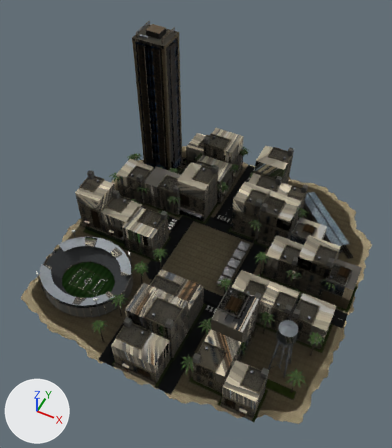
One commit to the glTF model src/assets/map/towns/modern-town-big-a-levant.glb: the scene before it, then after it.
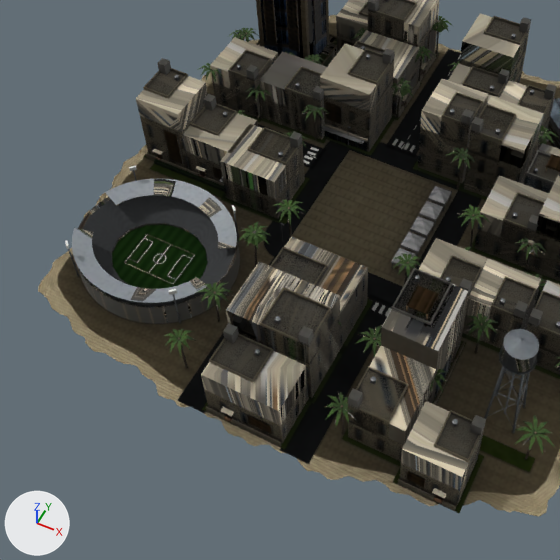
Old and new are each drawn whole from a 50 mm camera at (3.77, -8.24, 11.47) aimed at (-0.07, -0.57, 1.88) and again close up on the part from 0% to 79% of the width and 31% to 100% of the height. The axes (+X, +Y, +Z) are drawn at lower left. The lights are the same throughout. The older version's two pictures come first. Where no turn or scale is listed for an object, it has been applied to the vertices. Vertices at exactly the same position are counted once.
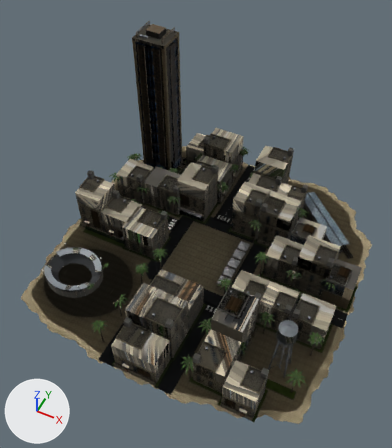
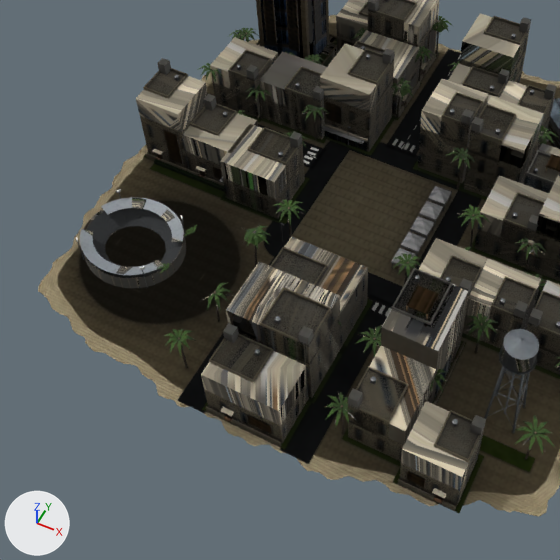
Changed parts and their boxes [x1, y1, x2, y2] in the close-ups (560 x 560 px; the box of a moved part takes in the faces that stretch with it):
'Mesh_2', reshaped
    before: [79, 0, 560, 506]
    after: [84, 0, 560, 506]
'Mesh_1', reshaped
    before: [72, 0, 560, 472]
    after: [80, 0, 560, 472]
part 1 of me_mesh_0, moved or reshaped (not visible afterwards)
    before: [124, 234, 195, 284]
part 2 of me_mesh_0, moved or reshaped
    before: [77, 199, 240, 324]
    after: [83, 225, 186, 288]
part 3 of me_mesh_0, moved or reshaped
    before: [108, 178, 237, 248]
    after: [107, 197, 184, 237]
part 4 of me_mesh_0, moved or reshaped
    before: [72, 231, 197, 303]
    after: [80, 232, 157, 276]
part 5 of me_mesh_0, moved or reshaped
    before: [234, 214, 239, 242]
    after: [182, 220, 187, 238]
part 6 of me_mesh_0, moved or reshaped
    before: [129, 165, 137, 171]
    after: [116, 189, 121, 193]
part 7 of me_mesh_0, moved or reshaped
    before: [68, 249, 80, 277]
    after: [78, 242, 84, 260]
part 8 of me_mesh_0, moved or reshaped
    before: [173, 294, 181, 324]
    after: [142, 270, 148, 288]
part 9 of me_mesh_0, moved or reshaped
    before: [169, 289, 177, 295]
    after: [139, 266, 145, 270]
part 10 of me_mesh_0, moved or reshaped
    before: [237, 233, 251, 242]
    after: [183, 232, 193, 238]
part 11 of me_mesh_0, moved or reshaped
    before: [202, 293, 214, 301]
    after: [159, 269, 168, 275]
part 12 of me_mesh_0, moved or reshaped (not visible afterwards)
    before: [205, 284, 214, 292]
part 13 of me_mesh_0, moved or reshaped
    before: [196, 288, 213, 293]
    after: [157, 266, 167, 269]
part 14 of me_mesh_1, moved or reshaped
    before: [78, 196, 240, 324]
    after: [84, 209, 186, 288]
part 15 of me_mesh_1, moved or reshaped
    before: [105, 179, 237, 249]
    after: [101, 197, 183, 242]
part 16 of me_mesh_1, moved or reshaped
    before: [72, 228, 207, 303]
    after: [80, 229, 164, 276]
part 17 of me_mesh_1, moved or reshaped (not visible afterwards)
    before: [113, 250, 211, 291]
part 18 of me_mesh_2, moved or reshaped
    before: [79, 196, 237, 308]
    after: [84, 208, 184, 278]
part 19 of me_mesh_2, moved or reshaped (not visible afterwards)
    before: [112, 224, 206, 267]

The change, as a diff of the scene's bpy script:
```diff
--- a/src/assets/map/towns/modern-town-big-a-levant.glb.py
+++ b/src/assets/map/towns/modern-town-big-a-levant.glb.py
@@ me_mesh_0 @@
 me_mesh_0.from_pydata(...)  # 12338 vertices, 17886 faces; spans x 0.0..8.04, y -8.09..0.0, z 0.0..4.65
+# me_mesh_0 part 1: the loose piece of 12 vertices spanning x 1.19..2.02, y -6.46..-5.89, z 0.04 is scaled about its middle by (0.641, 0.641, 1), then moved by (-0.42, 0.0, -0.01)
+# me_mesh_0 part 2: the loose piece of 320 vertices spanning x 0.44..2.78, y -7.22..-5.12, z 0.03..0.42 is scaled about its middle by 0.641, then moved by (-0.42, 0.0, -0.08)
+# me_mesh_0 part 3: the loose piece of 100 vertices spanning x 0.51..2.71, y -5.9..-5.12, z 0.47..0.54 is scaled about its middle by 0.641, then moved by (-0.42, -0.24, -0.18)
+# me_mesh_0 part 4: the loose piece of 100 vertices spanning x 0.51..2.71, y -7.22..-6.44, z 0.47..0.54 is scaled about its middle by 0.641, then moved by (-0.42, 0.24, -0.18)
+# me_mesh_0 part 5: the loose piece of 10 vertices spanning x 2.44..2.47, y -5.42..-5.39, z 0.03..0.77 is scaled about its middle by (0.641, 0.636, 0.641), then moved by (-0.72, -0.27, -0.14)
+# me_mesh_0 part 6: the loose piece of 8 vertices spanning x 0.71..0.8, y -5.45..-5.36, z 0.75..0.81 is scaled about its middle by (0.64, 0.642, 0.636), then moved by (-0.12, -0.27, -0.28)
+# me_mesh_0 part 7: the loose piece of 10 vertices spanning x 0.75..0.77, y -6.94..-6.92, z 0.03..0.77 is scaled about its middle by (0.637, 0.651, 0.641), then moved by (-0.12, 0.27, -0.14)
+# me_mesh_0 part 8: the loose piece of 10 vertices spanning x 2.44..2.47, y -6.94..-6.92, z 0.03..0.77 is scaled about its middle by (0.641, 0.651, 0.641), then moved by (-0.72, 0.27, -0.14)
+# me_mesh_0 part 9: the loose piece of 8 vertices spanning x 2.41..2.5, y -6.98..-6.89, z 0.75..0.81 is scaled about its middle by (0.64, 0.644, 0.636), then moved by (-0.72, 0.27, -0.28)
+# me_mesh_0 part 10: the loose piece of 5 vertices spanning x 2.75..2.93, y -5.85..-5.64, z 0.72..0.83 is scaled about its middle by (0.64, 0.642, 0.637), then moved by (-0.86, -0.15, -0.28)
+# me_mesh_0 part 11: the loose piece of 5 vertices spanning x 2.78..2.91, y -6.84..-6.65, z 0.61..0.72 is scaled about its middle by 0.642, then moved by (-0.86, 0.21, -0.24)
+# me_mesh_0 part 12: the loose piece of 5 vertices spanning x 2.67..2.9, y -6.66..-6.56, z 0.61..0.72 is scaled about its middle by 0.641, then moved by (-0.84, 0.16, -0.24)
+# me_mesh_0 part 13: the loose piece of 5 vertices spanning x 2.64..2.9, y -6.73..-6.64, z 0.61..0.72 is scaled about its middle by 0.642, then moved by (-0.84, 0.19, -0.24)
 me_mesh_0.materials.append(mat_town)
@@ me_mesh_1 @@
 me_mesh_1.from_pydata(...)  # 5388 vertices, 7834 faces; spans x 0.0..8.04, y -8.09..0.0, z 0.0..4.64
+# me_mesh_1 part 14: the loose piece of 200 vertices spanning x 0.44..2.78, y -7.22..-5.12, z 0.03..0.42 is scaled about its middle by 0.641, then moved by (-0.42, 0.0, -0.08)
+# me_mesh_1 part 15: the loose piece of 64 vertices spanning x 0.51..2.71, y -5.9..-5.12, z 0.47..0.54 is scaled about its middle by 0.641, then moved by (-0.42, -0.24, -0.18)
+# me_mesh_1 part 16: the loose piece of 64 vertices spanning x 0.51..2.71, y -7.22..-6.44, z 0.47..0.54 is scaled about its middle by 0.641, then moved by (-0.42, 0.24, -0.18)
+# me_mesh_1 part 17: 222 of 5388 vertices moved; they spanned x 0.33..8.04, y -7.81..-0.45, z 0.01..1.33 and now span x 0.33..7.97, y -7.81..-0.45, z 0.01..1.33; mean shift (-0.02, 0.02, 0.0); largest move (8.04, -5.26, 0.01) -> (7.97, -2.02, 0.01)
 me_mesh_1.materials.append(mat_town)
@@ me_mesh_2 @@
 me_mesh_2.from_pydata(...)  # 831 vertices, 1172 faces; spans x 0.0..8.04, y -8.09..0.0, z 0.01..4.5
-me_mesh_2.vertices[248].co = (0.9, -6.76, 0.04)
-me_mesh_2.vertices[249].co = (2.31, -6.76, 0.04)
-me_mesh_2.vertices[250].co = (2.31, -5.58, 0.04)
-me_mesh_2.vertices[251].co = (0.9, -5.58, 0.04)
-me_mesh_2.vertices[764].co = (4.91, -2.72, 0.03)
-me_mesh_2.vertices[765].co = (5.06, -2.75, 0.03)
-me_mesh_2.vertices[766].co = (3.11, -2.72, 0.03)
-me_mesh_2.vertices[767].co = (2.74, -2.97, 0.03)
-me_mesh_2.vertices[768].co = (2.82, -2.84, 0.03)
-me_mesh_2.vertices[769].co = (2.71, -3.12, 0.03)  # pixel (327, 143)
+# me_mesh_2 part 18: the loose piece of 80 vertices spanning x 0.44..2.78, y -7.22..-5.12, z 0.03..0.42 is scaled about its middle by 0.641, then moved by (-0.42, 0.0, -0.08)
+# me_mesh_2 part 19
+me_mesh_2.vertices[248].co = (0.73, -6.55, 0.02)
+me_mesh_2.vertices[249].co = (1.64, -6.55, 0.02)
+me_mesh_2.vertices[250].co = (1.64, -5.79, 0.02)
+me_mesh_2.vertices[251].co = (0.73, -5.79, 0.02)
+me_mesh_2.vertices[764].co = (2.74, -2.97, 0.03)
+me_mesh_2.vertices[765].co = (2.71, -3.12, 0.03)  # pixel (327, 143)
+me_mesh_2.vertices[766].co = (2.82, -2.84, 0.03)
+me_mesh_2.vertices[767].co = (4.91, -2.72, 0.03)
+me_mesh_2.vertices[768].co = (3.11, -2.72, 0.03)
+me_mesh_2.vertices[769].co = (5.06, -2.75, 0.03)
 me_mesh_2.materials.append(mat_town)
```
